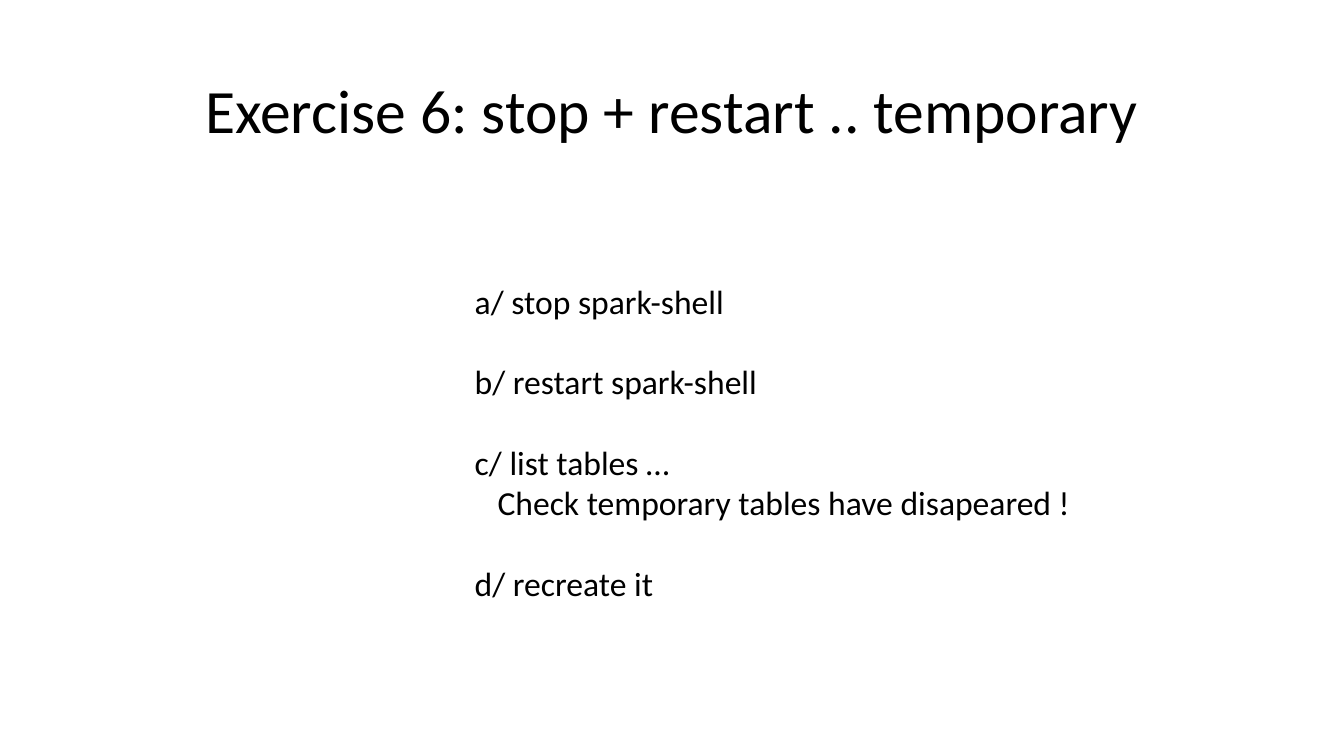
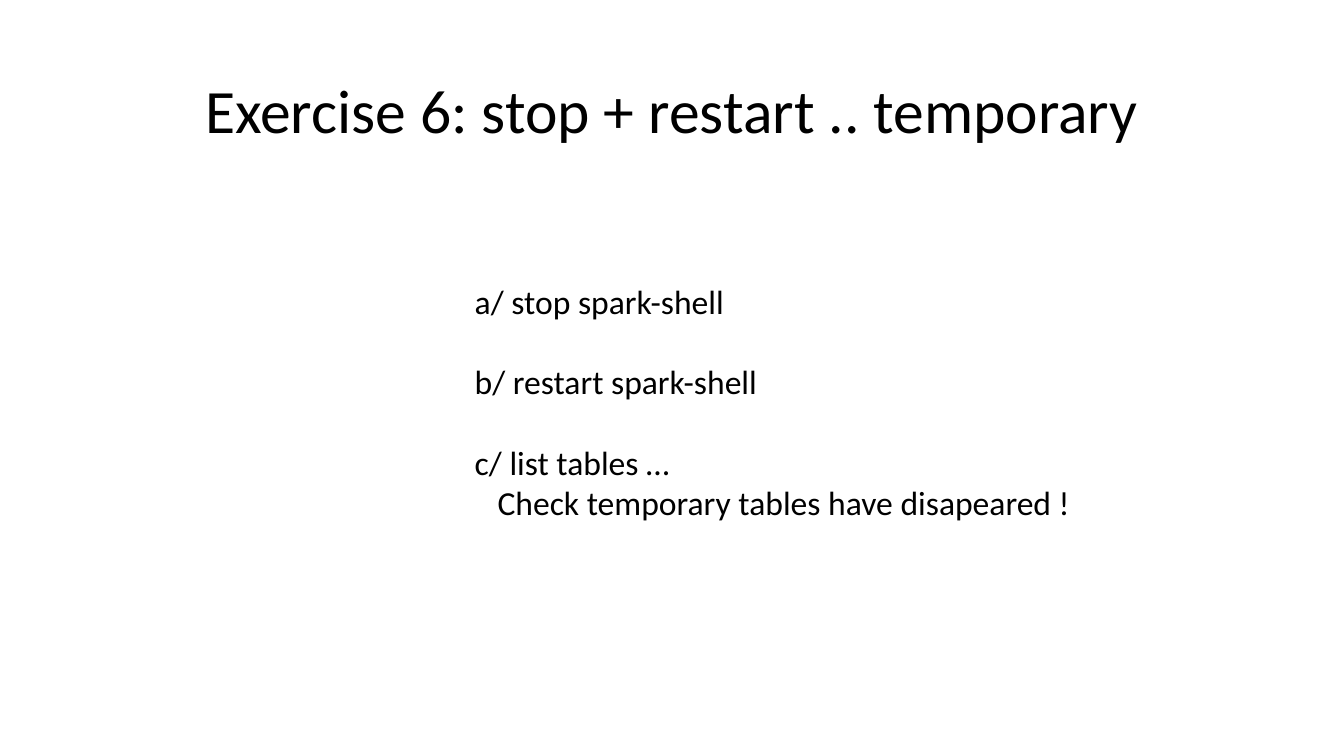
Before and after one commit to Arnaud-Nauwynck/presentations, a slide deck: slide 19 of pres-bigdata/Course-2022-Spark/BigData-Spark-TD3.pptx (slide 18 before the commit). Drawn at 1344x756 pixels with LibreOffice and Linux fonts; fonts in the diff are those of the drawing. Boxes give left, top, right and bottom in pixels: in the first picture for what was removed or moved away, otherwise in the second. Text is boxed around its words. In the diff, an @@ line names an element or a change of style, - is before the commit and + after.

```diff
--- a/pres-bigdata/Course-2022-Spark/BigData-Spark-TD3.pptx
+++ b/pres-bigdata/Course-2022-Spark/BigData-Spark-TD3.pptx
@@ text at (475,572,653,598): paragraph removed @@
-d/ recreate it
```
Also in this commit, not shown: 18 other slides changed, 6 slides added, 15 other files.
